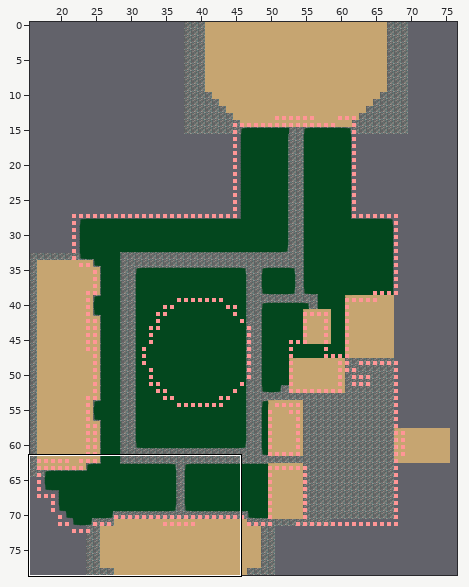
An edit to a level. Tiled map, Output/Assets/Maps/map1.tmx. Above, an overview of the earlier version with the close-up marked.
Close-up. First the earlier version:
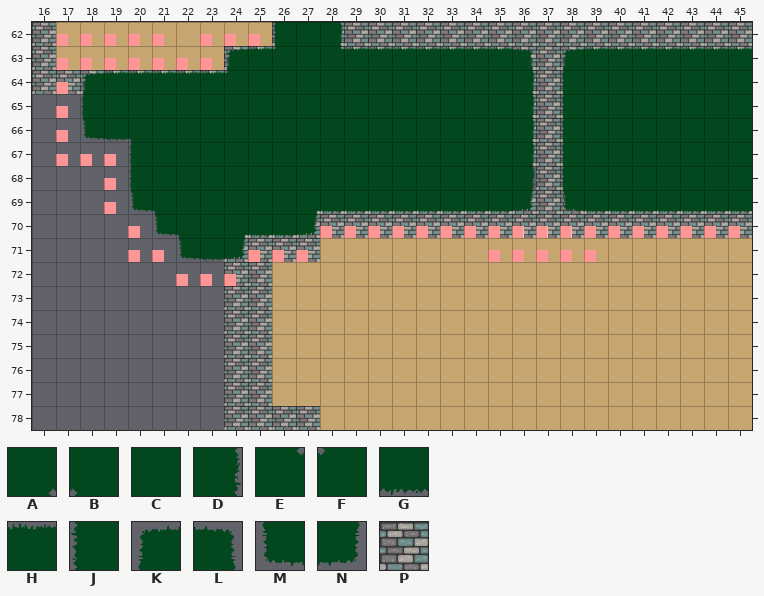
Cells are 64x64 px. Shown: x 16..45, y 62..78. The commit also changed other parts of the map, which this record leaves out.
Key: from "Spritesheet Grass": A 0, B 1, C 3, D 4, E 8, F 9, G 11, H 12, J 13, K 20, L 21, M 28, N 29; from "Spritesheet ladrillos de piedr": P 7.
_ is an empty cell, # one hidden under a higher layer.
Layers that did not change in this view are not listed.
Layer "Paths Fondo" before, first column x 16:
62 P#________P_PPPPPPPPPPPPPPPPPP
63 P#______PPP_PPPPPPPPPPPPPPPPPP
64 PPPPPPPPP___________PPP_______
65 ____________________PPP_______
66 ____________________PPP_______
67 ____________________PPP_______
68 _____________________PP_______
69 ___________PPPPPPPPPPPPPPPPPPP
70 ________PPPPPPPPPPPPPPPPPPPPPP
71 ________PPPP__________________
72 ________PP____________________
73 ________PP____________________
74 ________PP____________________
75 ________PP____________________
76 ________PP____________________
77 ________PP____________________
78 ________PPPP__________________
Layer "Fondo" before, first column x 16:
62 __________JCD_________________
63 ________KHFCEHHHHHHHL_KHHHHHHH
64 __KHHHHHFCCCCCCCCCCCD_JCCCCCCC
65 __JCCCCCCCCCCCCCCCCCD_JCCCCCCC
66 __MGBCCCCCCCCCCCCCCCD_JCCCCCCC
67 ____JCCCCCCCCCCCCCCCD_JCCCCCCC
68 ____JCCCCCCCCCCCCCCCD_JCCCCCCC
69 ____MBCCCCCAGGGGGGGGN_MGGGGGGG
70 _____MBCAGGN__________________
71 ______MGN_____________________
72 ______________________________
73 ______________________________
74 ______________________________
75 ______________________________
76 ______________________________
77 ______________________________
78 ______________________________
Once edited:
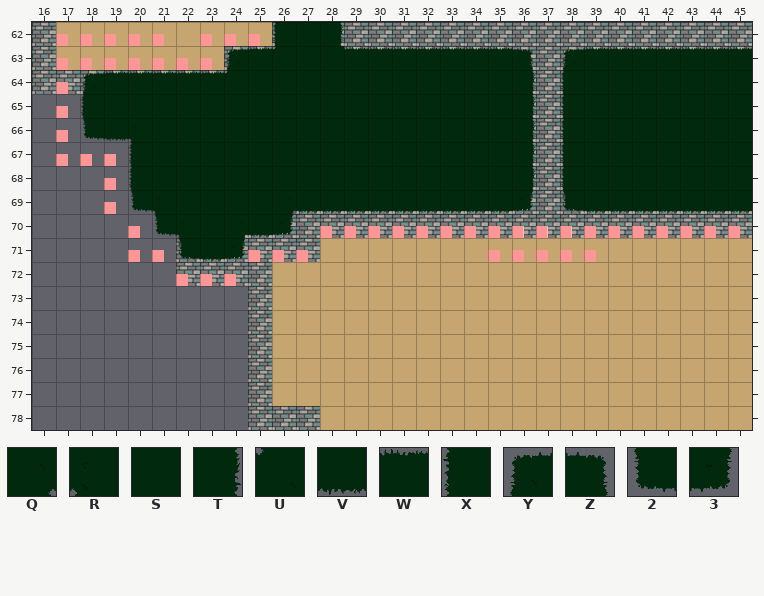
Further tiles: from "Spritesheet Grass Darker": Q 0, R 1, S 2, T 4, U 9, V 11, W 12, X 13, Y 20, Z 21, 2 28, 3 29.
The exact change:
Layer "Paths Fondo":
y 68: x 36 _ -> P
y 71..72: x 22..23 __ -> PP
y 73..78: x 24 P -> _
Layer "Fondo":
y 62: x 26..28 JCD -> XST
y 63: x 24..36 KHFCEHHHHHHHL -> YWUSSWWWWWWWZ; x 38..45 KHHHHHHH -> YWWWWWWW
y 64: x 18..36 KHHHHHFCCCCCCCCCCCD -> YWWWWWUSSSSSSSSSSST; x 38..45 JCCCCCCC -> XSSSSSSS
y 65: x 18..36 JCCCCCCCCCCCCCCCCCD -> XSSSSSSSSSSSSSSSSST; x 38..45 JCCCCCCC -> XSSSSSSS
y 66: x 18..36 MGBCCCCCCCCCCCCCCCD -> 2VRSSSSSSSSSSSSSSST; x 38..45 JCCCCCCC -> XSSSSSSS
y 67..68: x 20..36 JCCCCCCCCCCCCCCCD -> XSSSSSSSSSSSSSSST; x 38..45 JCCCCCCC -> XSSSSSSS
y 69: x 20..36 MBCCCCCAGGGGGGGGN -> 2RSSSSQVVVVVVVVV3; x 38..45 MGGGGGGG -> 2VVVVVVV
y 70: x 21..27 MBCAGGN -> 2RSQV3_
y 71: x 22..24 MGN -> 2V3
